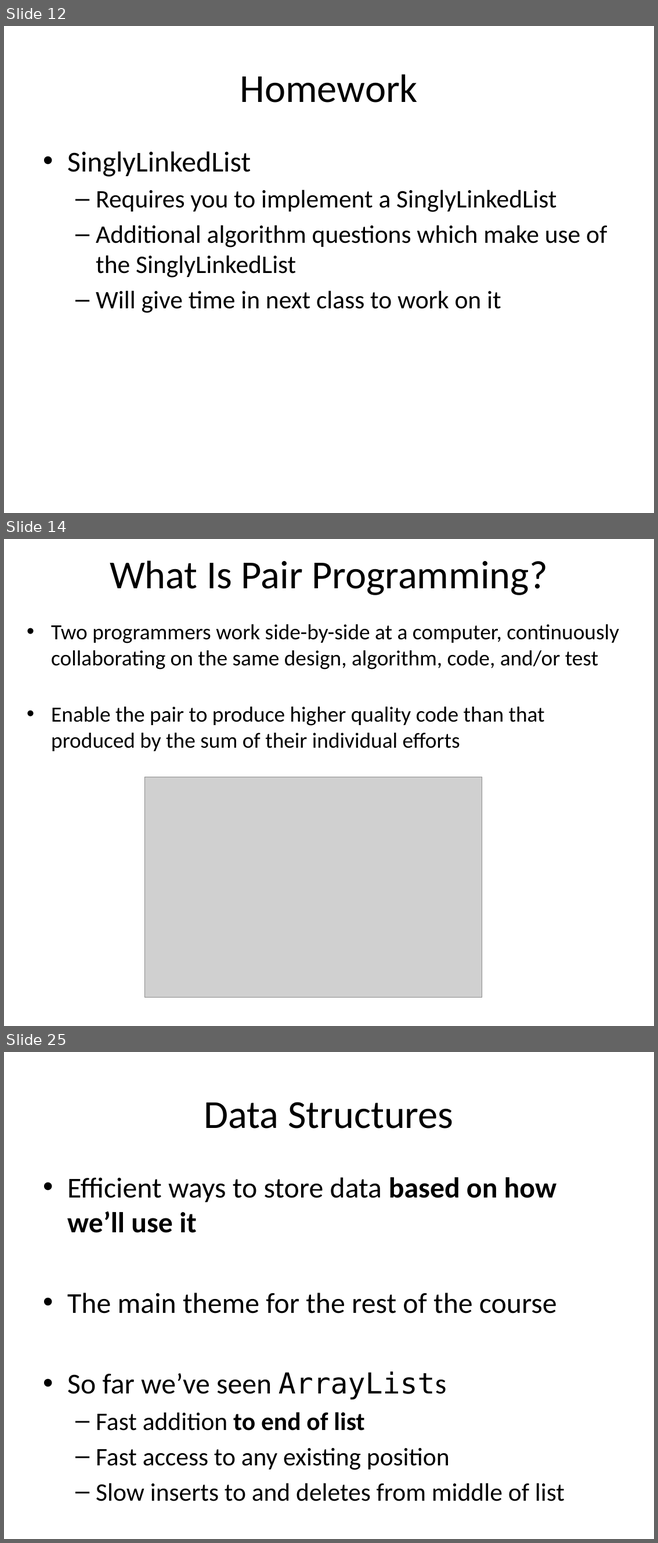
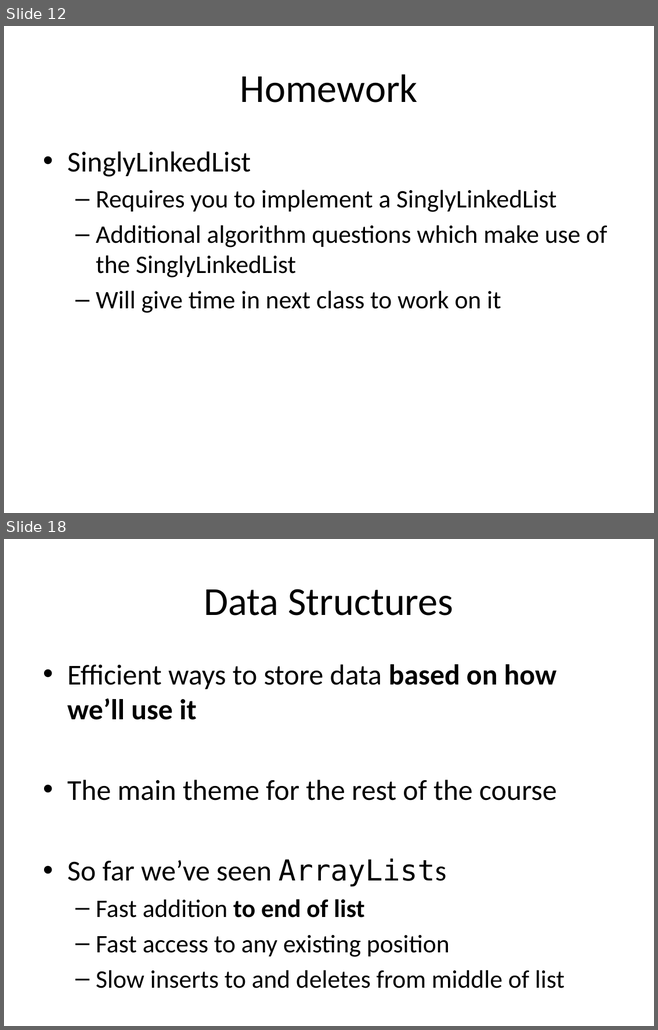
Before and after one commit to RHIT-CSSE/csse220, a slide deck: ClassMaterials/LinkedLists/Slides/LinkedLists.pptx. Shown one above the other, each under a label of ours: slides 12, 14 and 25 before the commit, slides 12 and 18 after it; the slides between them are not shown. The pictures are 658x1543 and 658x1030 pixels, drawn with LibreOffice and Linux fonts; fonts in the diff are those of the drawing; grey boxes stand for pictures. Boxes give left, top, right and bottom in pixels: in the first picture for what was removed or moved away, otherwise in the second. Text is boxed around its words. In the diff, an @@ line names an element or a change of style, - is before the commit and + after.

```diff
--- a/ClassMaterials/LinkedLists/Slides/LinkedLists.pptx
+++ b/ClassMaterials/LinkedLists/Slides/LinkedLists.pptx
@@ slide 14 removed at box(4, 539, 654, 1026), background #FFFFFF @@
@@ title removed at box(110, 560, 547, 595) @@
-What Is Pair Programming?
@@ text removed at box(51, 624, 619, 751) @@
-• Two programmers work side-by-side at a computer, continuously collaborating on the same design, algorithm, code, and/or test
-• Enable the pair to produce higher quality code than that produced by the sum of their individual efforts
@@ picture removed at box(145, 777, 482, 998) @@
@@ what was slide 25 is now slide 18 @@
```
Also in this commit, not shown: 4 slides changed, 3 slides added, 8 other slides removed, 1 other file.
